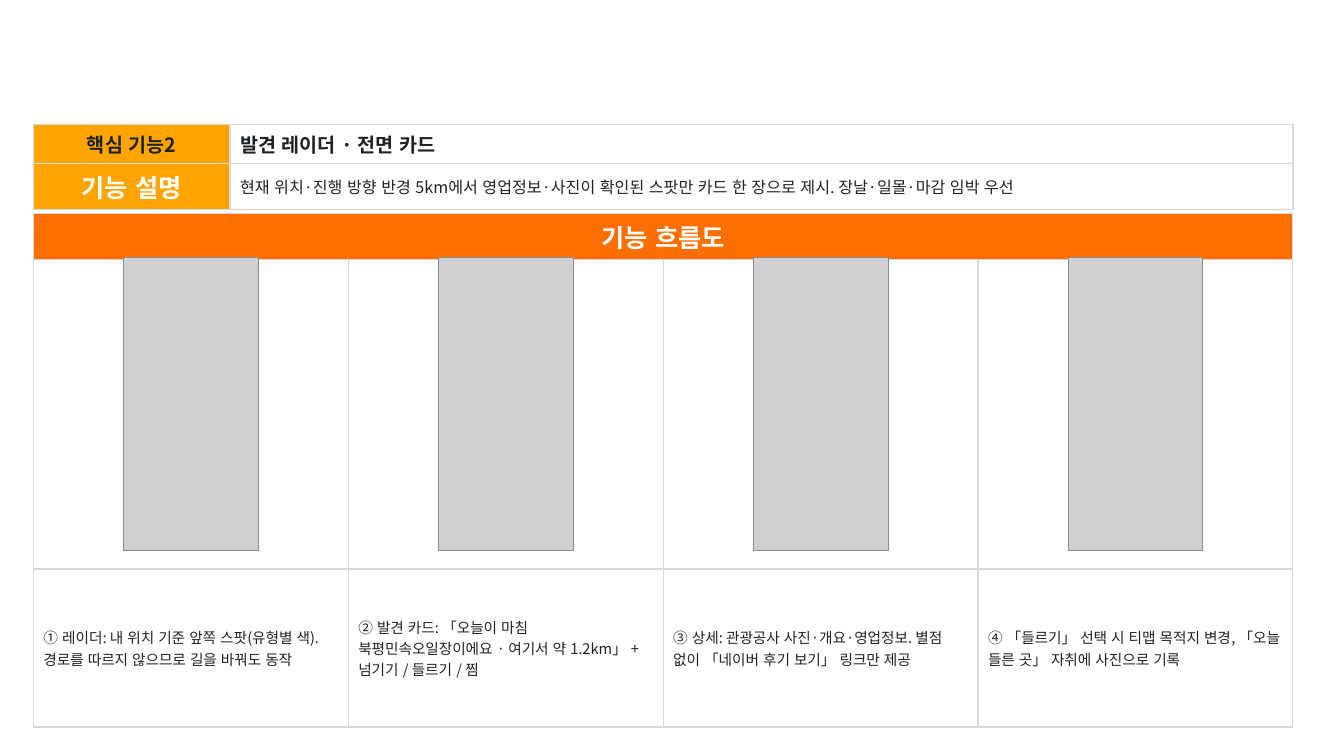
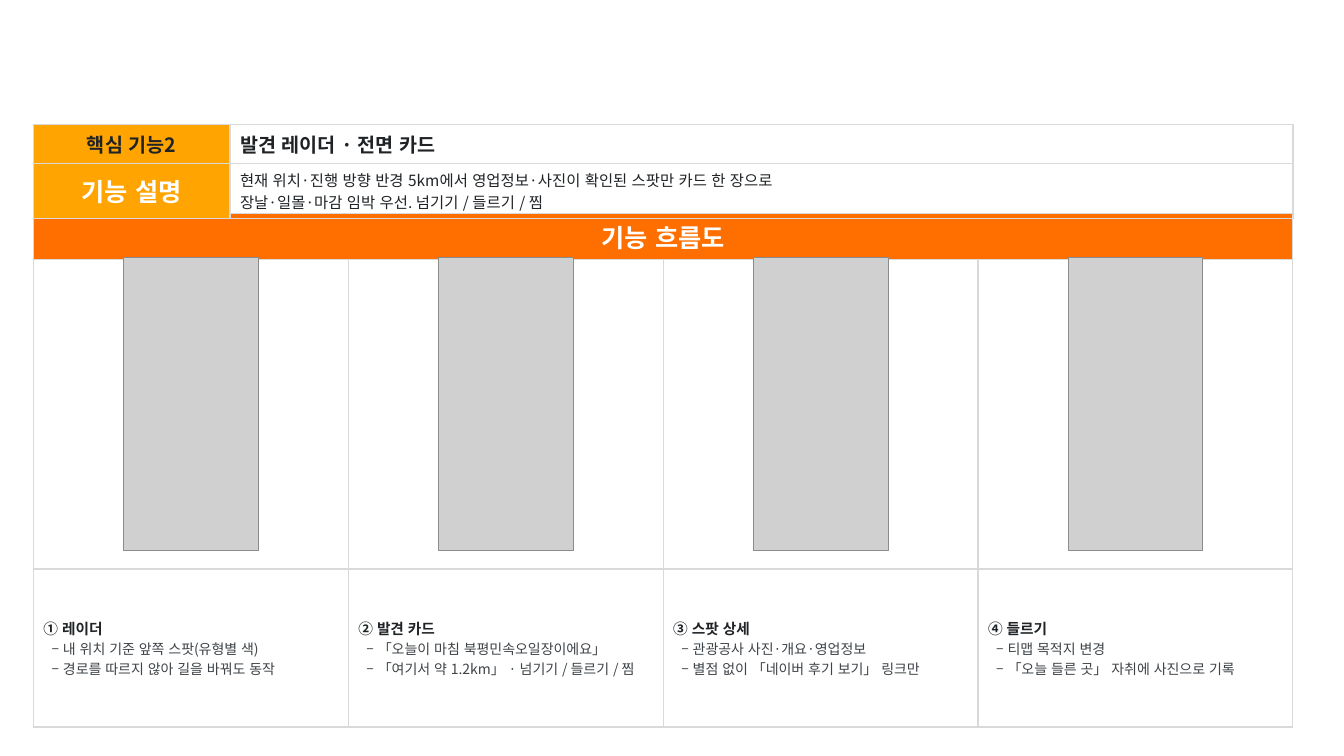
Before and after one commit to Hyee0ne/p-trip, a slide deck: slide 6 of docs/기능설명서_P의여행.pptx. Drawn at 1344x756 pixels with LibreOffice and Linux fonts; fonts in the diff are those of the drawing; grey boxes stand for pictures; background and template pictures are left out. Boxes give left, top, right and bottom in pixels: in the first picture for what was removed or moved away, otherwise in the second. Text is boxed around its words. In the diff, an @@ line names an element or a change of style, - is before the commit and + after.

```diff
--- a/docs/기능설명서_P의여행.pptx
+++ b/docs/기능설명서_P의여행.pptx
@@ table at [33,125,1294,214] @@
-row 2, column 2: 현재 위치·진행 방향 반경 5km에서 영업정보·사진이 확인된 스팟만 카드 한 장으로 제시. 장날·일몰·마감 임박 우선
+row 2, column 2: 현재 위치·진행 방향 반경 5km에서 영업정보·사진이 확인된 스팟만 카드 한 장으로 / 장날·일몰·마감 임박 우선. 넘기기 / 들르기 / 찜
@@ table at [33,213,1292,721] @@
-row 3: ① 레이더: 내 위치 기준 앞쪽 스팟(유형별 색). 경로를 따르지 않으므로 길을 바꿔도 동작 | ② 발견 카드: 「오늘이 마침 북평민속오일장이에요 · 여기서 약 1.2km」 + 넘기기 / 들르기 / 찜 | ③ 상세: 관광공사 사진·개요·영업정보. 별점 없이 「네이버 후기 보기」 링크만 제공 | ④ 「들르기」 선택 시 티맵 목적지 변경, 「오늘 들른 곳」 자취에 사진으로 기록
+row 3: ① 레이더 / ‒ 내 위치 기준 앞쪽 스팟(유형별 색) / ‒ 경로를 따르지 않아 길을 바꿔도 동작 | ② 발견 카드 / ‒ 「오늘이 마침 북평민속오일장이에요」 / ‒ 「여기서 약 1.2km」 · 넘기기 / 들르기 / 찜 | ③ 스팟 상세 / ‒ 관광공사 사진·개요·영업정보 / ‒ 별점 없이 「네이버 후기 보기」 링크만 | ④ 들르기 / ‒ 티맵 목적지 변경 / ‒ 「오늘 들른 곳」 자취에 사진으로 기록
```
Also in this commit, not shown: 4 other slides changed, 2 other files.
